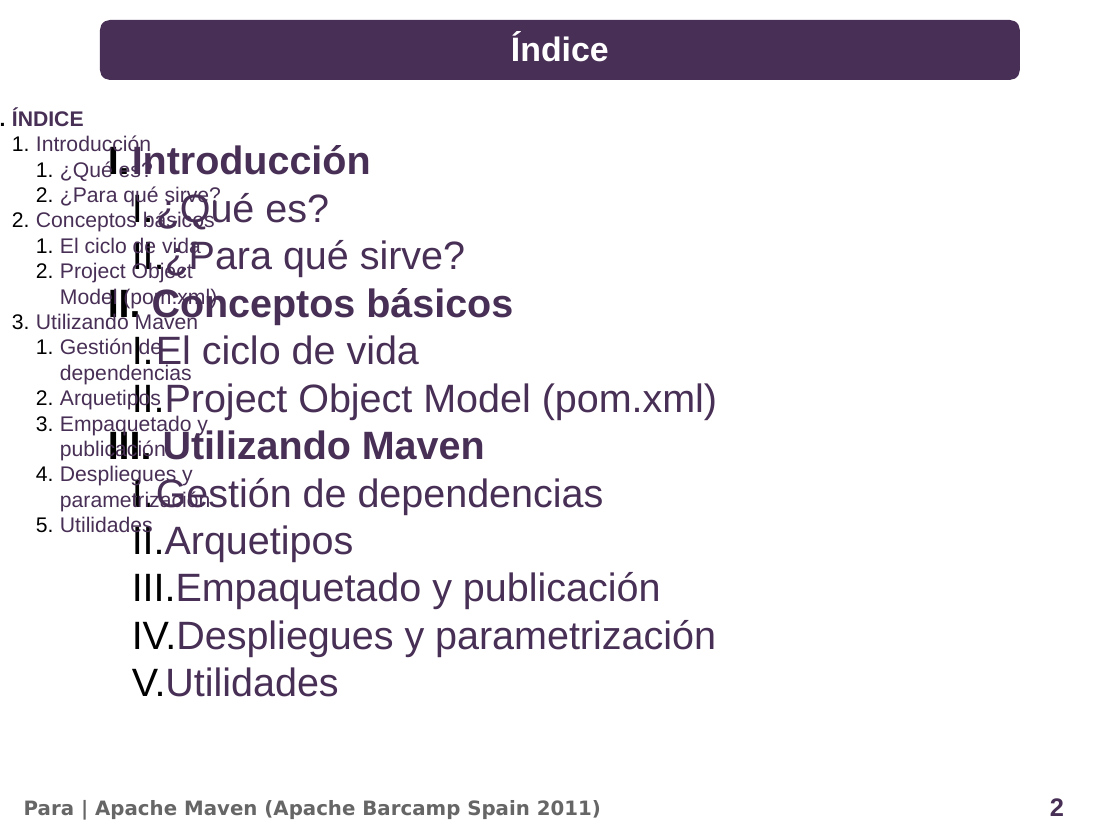
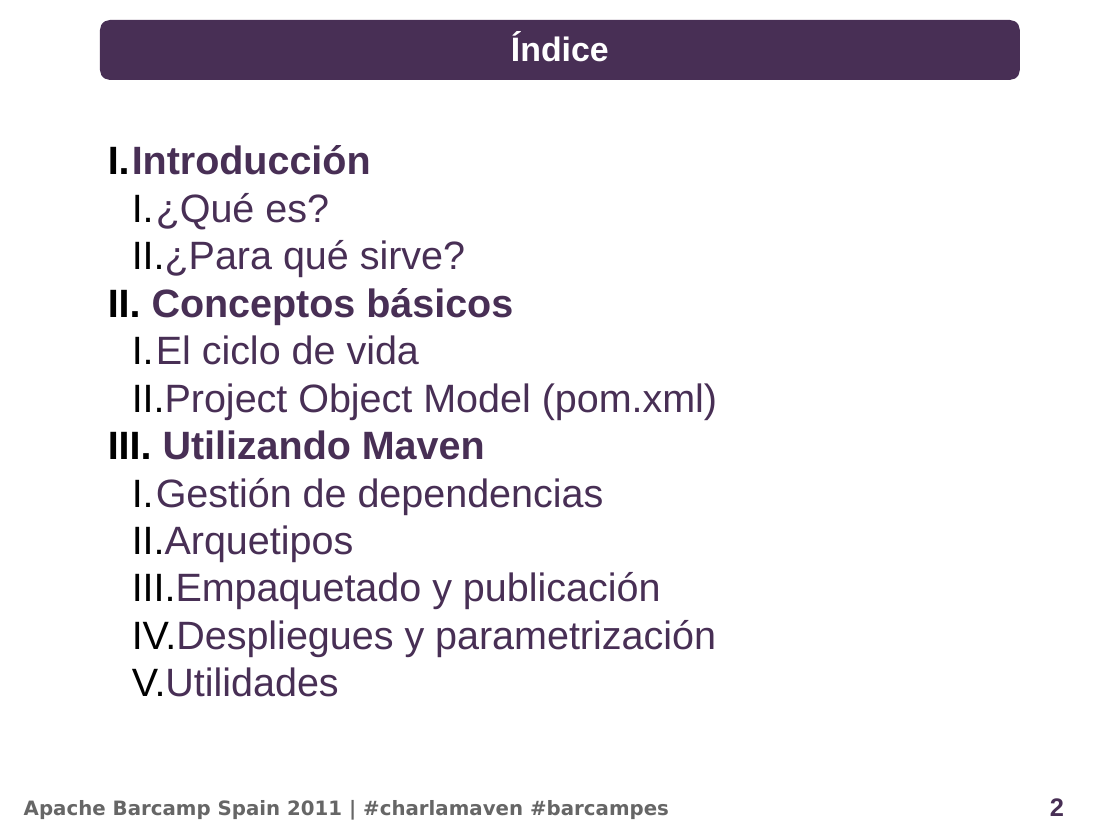
Before and after one commit to alediator/barcamp-maven, a slide deck: slide 2 of doc/slideshare_introduccion.odp. Drawn at 1120x840 pixels with LibreOffice and Linux fonts; fonts in the diff are those of the drawing; background and template pictures are left out. Boxes give left, top, right and bottom in pixels: in the first picture for what was removed or moved away, otherwise in the second. Text is boxed around its words. In the diff, an @@ line names an element or a change of style, - is before the commit and + after.

Commit message:
Presentacion de la charla basica a falta de utilidades

```diff
--- a/doc/slideshare_introduccion.odp
+++ b/doc/slideshare_introduccion.odp
@@ text removed at (12,109,221,538) @@
-1. ÍNDICE
-  1. Introducción
-    1. ¿Qué es?
-    2. ¿Para qué sirve?
-  2. Conceptos básicos
-    1. El ciclo de vida
-    2. Project Object Model (pom.xml)
-  3. Utilizando Maven
-    1. Gestión de dependencias
-    2. Arquetipos
-    3. Empaquetado y publicación
-    4. Despliegues y parametrización
-    5. Utilidades
@@ text at (24,800,669,819): text changed @@
-Para | Apache Maven (Apache Barcamp Spain 2011)
+Apache Barcamp Spain 2011 | #charlamaven #barcampes
```
Also in this commit, not shown: 20 other slides changed, 5 slides added.
